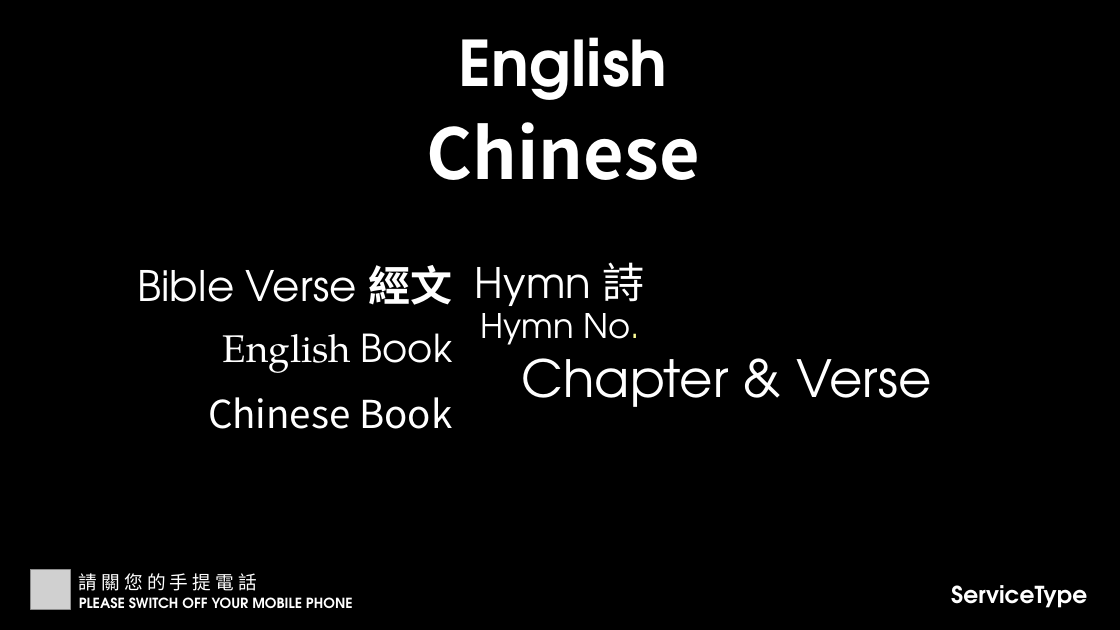
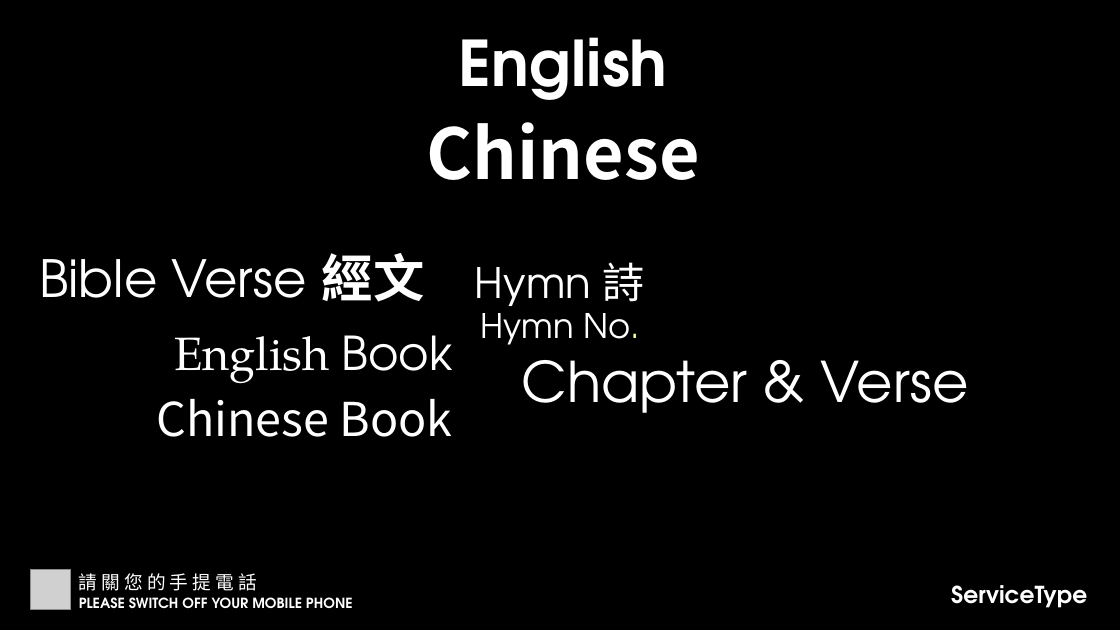
Before and after one commit to calebchanwy/tjc-powerpoint, a slide deck: slide 1 of TJCPowerPoint/Resources/ServiceWidescreen.pptx. Drawn at 1120x630 pixels with LibreOffice and Linux fonts; fonts in the diff are those of the drawing; grey boxes stand for pictures. Boxes give left, top, right and bottom in pixels: in the first picture for what was removed or moved away, otherwise in the second. Text is boxed around its words. In the diff, an @@ line names an element or a change of style, - is before the commit and + after.

```diff
--- a/TJCPowerPoint/Resources/ServiceWidescreen.pptx
+++ b/TJCPowerPoint/Resources/ServiceWidescreen.pptx
@@ text "Bible Verse 經文": place and size @@
-text "Bible Verse 經文" at [138,265,453,305]
+text "Bible Verse 經文" at [39,253,425,302]
@@ text "Bible Verse 經文" at [39,253,425,302]: size 36 to 44 pt; alignment right to left; more space between paragraphs @@
@@ text "English Book" at [174,335,452,384]: size 33 to 40 pt; more space between paragraphs @@
@@ text "Chapter & Verse" at [522,360,969,413]: size 44 to 48 pt; more space between paragraphs @@
@@ text "Chinese Book" at [156,399,453,437]: size 33 to 40 pt; more space between paragraphs @@
```
Also in this commit, not shown: 19 other files.
